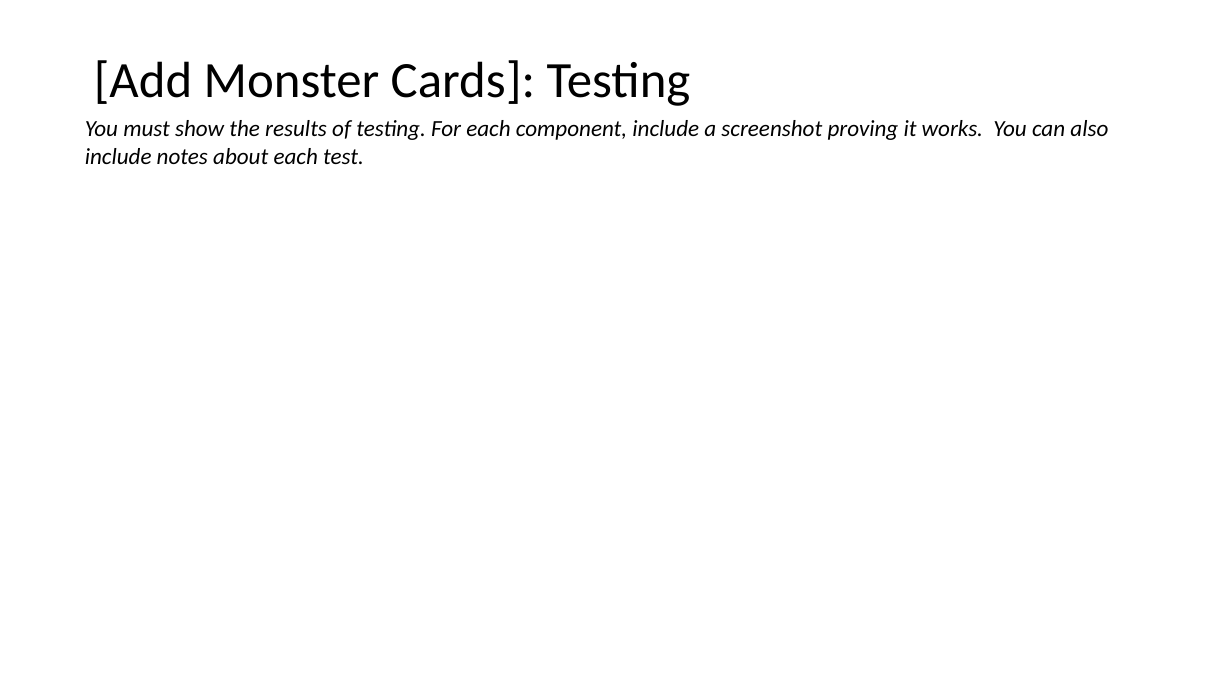
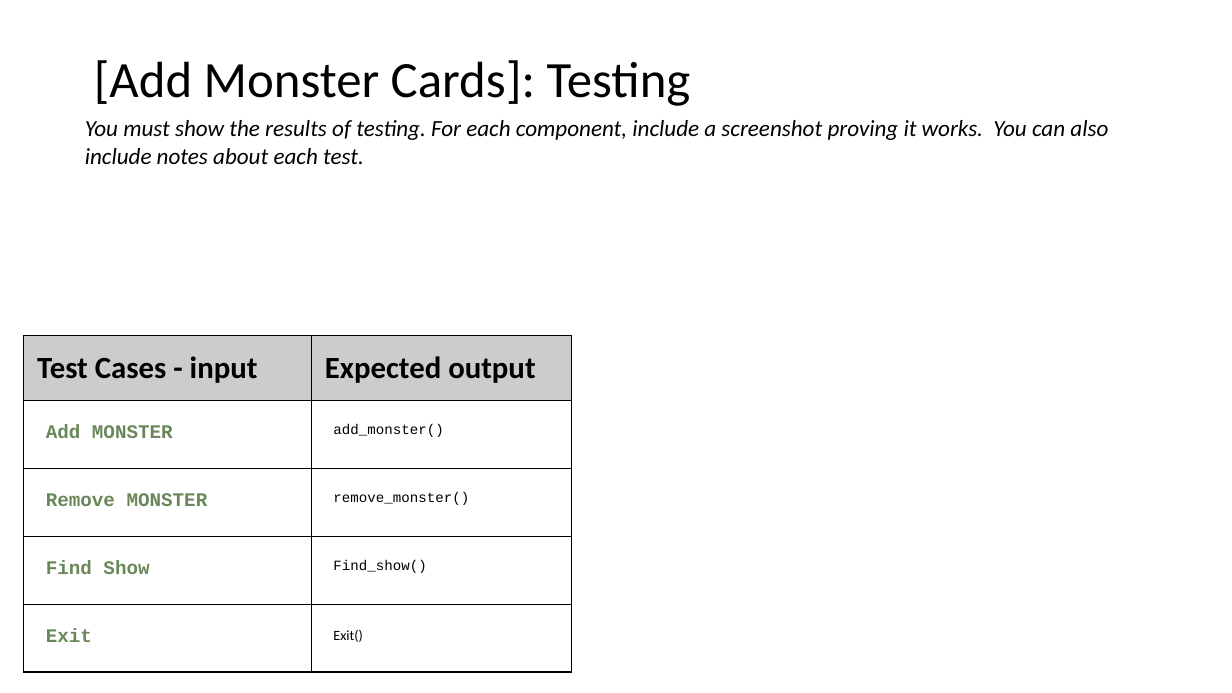
Before and after one commit to peter123321123321/Monster-Cards-Internal, a slide deck: slide 12 of 2.7 and 2.8 Documentation Template.pptx. Drawn at 1232x693 pixels with LibreOffice and Linux fonts; fonts in the diff are those of the drawing. Boxes give left, top, right and bottom in pixels: in the first picture for what was removed or moved away, otherwise in the second. Text is boxed around its words. In the diff, an @@ line names an element or a change of style, - is before the commit and + after.

```diff
--- a/2.7 and 2.8 Documentation Template.pptx
+++ b/2.7 and 2.8 Documentation Template.pptx
@@ table added at box(23, 335, 571, 672), 5 rows, 2 columns @@
+Test Cases - input | Expected output
+Add MONSTER | add_monster()
+Remove MONSTER | remove_monster()
+Find Show | Find_show()
+Exit | Exit()
```
Also in this commit, not shown: 9 other slides changed, 2 slides added, 1 slide removed, 5 other files.
